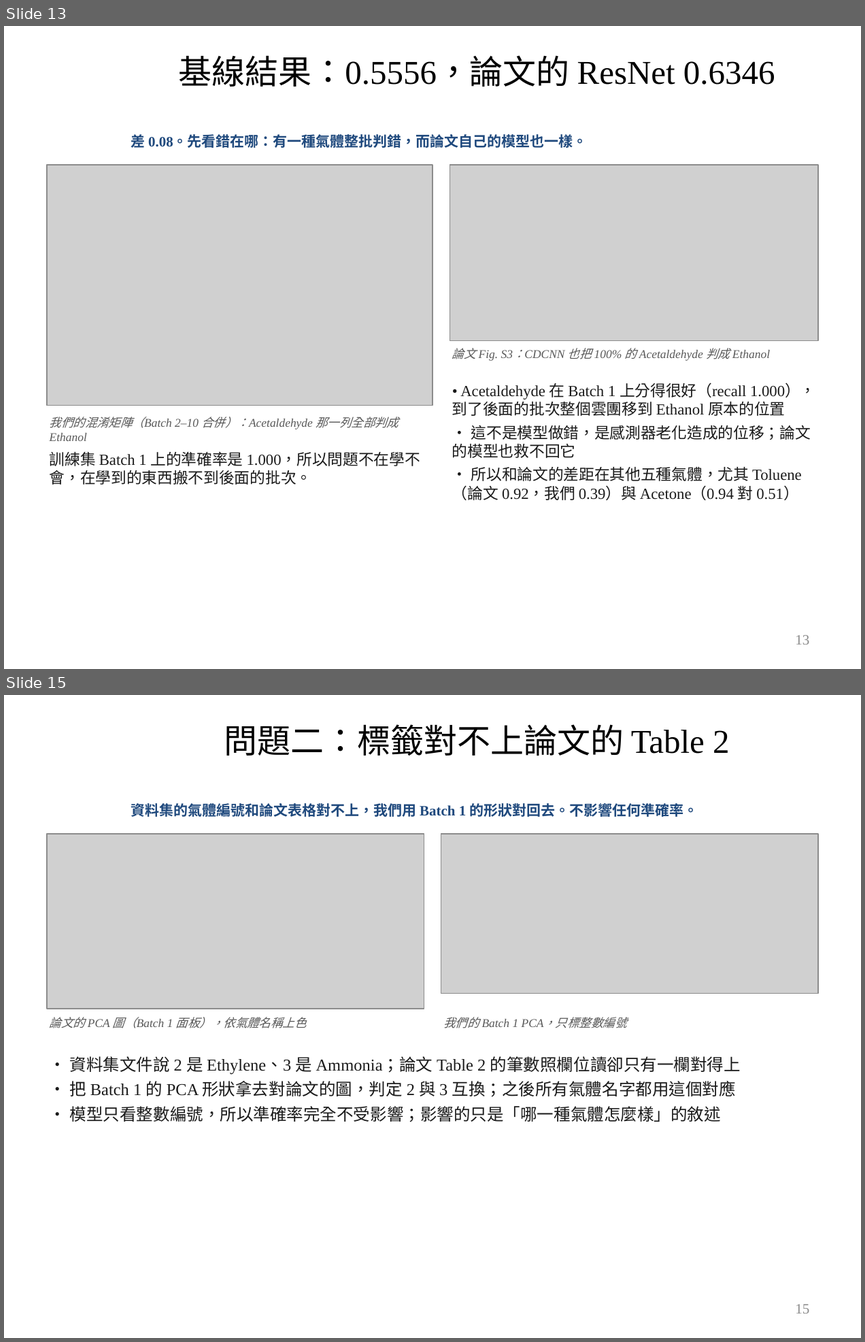
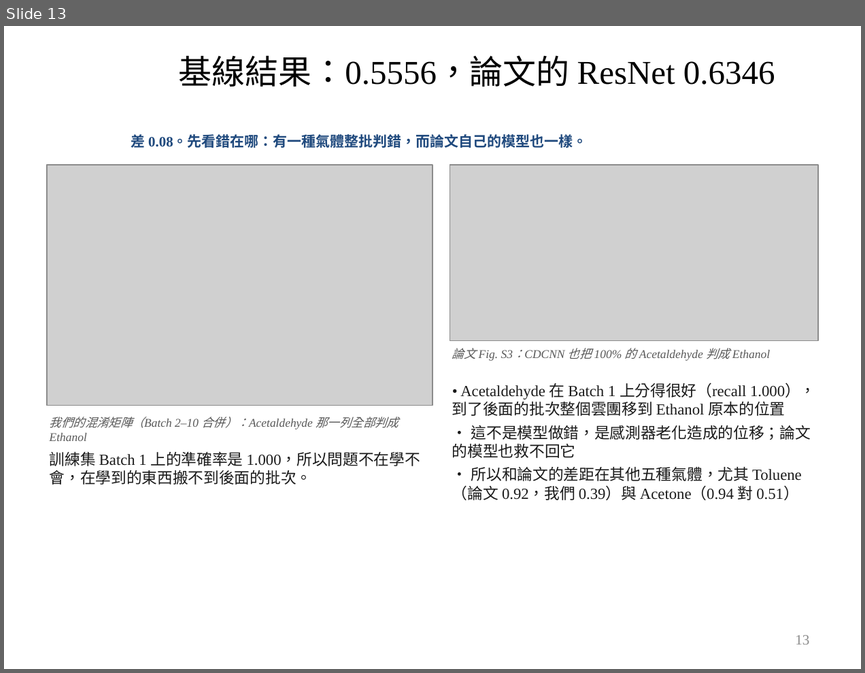
Before and after one commit to wintera1233/cdcnn, a slide deck: reports/09-22-merged.pptx. Shown one above the other, each under a label of ours: slides 13 and 15 before the commit, slide 13 after it; the slides between them are not shown. The pictures are 865x1342 and 865x673 pixels, drawn with LibreOffice and Linux fonts; fonts in the diff are those of the drawing; grey boxes stand for pictures; background and template pictures are left out. Boxes give left, top, right and bottom in pixels: in the first picture for what was removed or moved away, otherwise in the second. Text is boxed around its words. In the diff, an @@ line names an element or a change of style, - is before the commit and + after.

```diff
--- a/reports/09-22-merged.pptx
+++ b/reports/09-22-merged.pptx
@@ slide 15 removed at (x1=4, y1=695, x2=861, y2=1338), background picture (left out) @@
@@ title removed at (x1=224, y1=724, x2=730, y2=756) @@
-問題二：標籤對不上論文的 Table 2
@@ text removed at (x1=130, y1=803, x2=698, y2=817) @@
-資料集的氣體編號和論文表格對不上，我們用 Batch 1 的形狀對回去。不影響任何準確率。
@@ picture removed at (x1=47, y1=834, x2=424, y2=1008) @@
@@ picture removed at (x1=441, y1=834, x2=818, y2=993) @@
@@ text removed at (x1=50, y1=1017, x2=307, y2=1028) @@
-論文的 PCA 圖（Batch 1 面板），依氣體名稱上色
@@ text removed at (x1=443, y1=1017, x2=627, y2=1028) @@
-我們的 Batch 1 PCA，只標整數編號
@@ text removed at (x1=70, y1=1056, x2=740, y2=1122) @@
-• 資料集文件說 2 是 Ethylene、3 是 Ammonia；論文 Table 2 的筆數照欄位讀卻只有一欄對得上
-• 把 Batch 1 的 PCA 形狀拿去對論文的圖，判定 2 與 3 互換；之後所有氣體名字都用這個對應
-• 模型只看整數編號，所以準確率完全不受影響；影響的只是「哪一種氣體怎麼樣」的敘述
@@ page number removed at (x1=795, y1=1304, x2=809, y2=1313) @@
-15
```
Also in this commit, not shown: 8 slides changed, 1 other slide removed, 1 other file.
